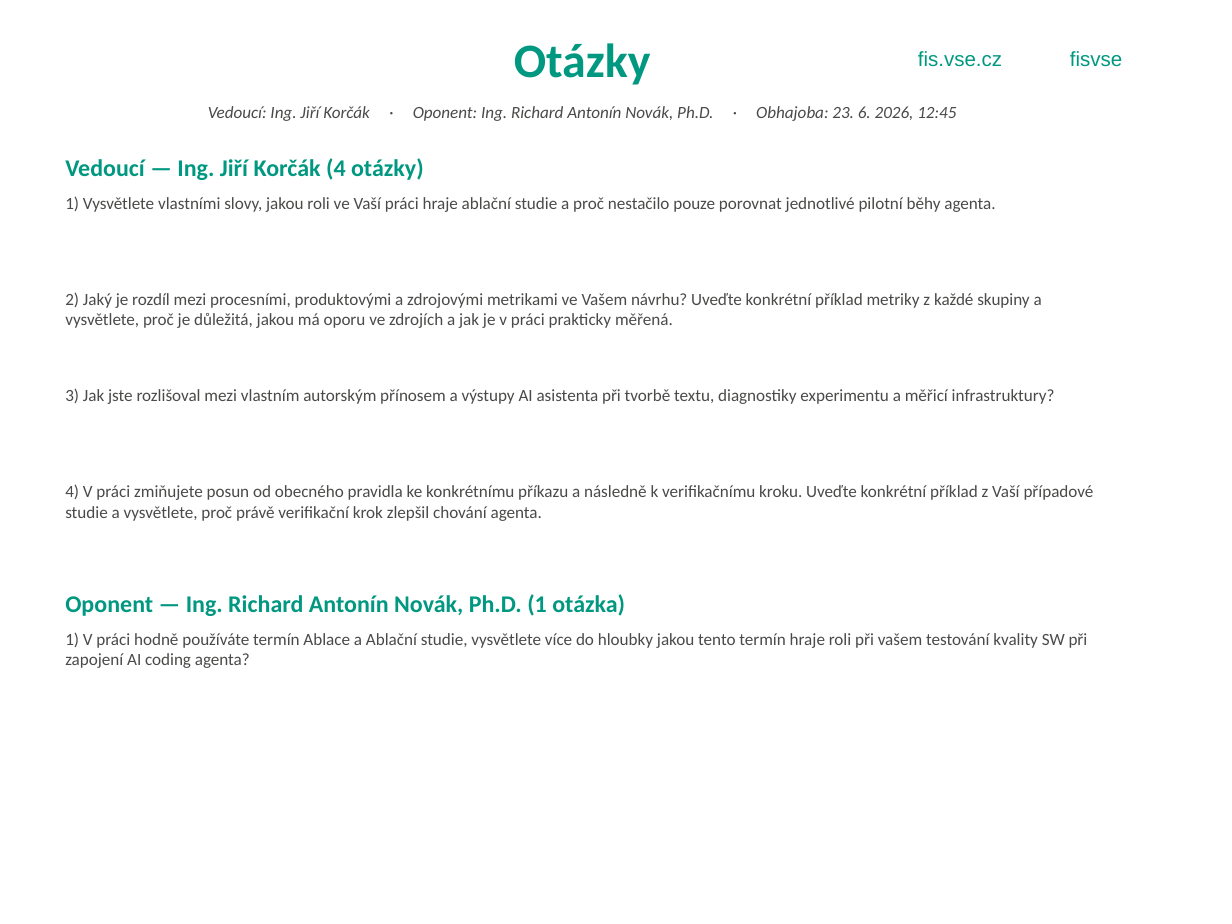
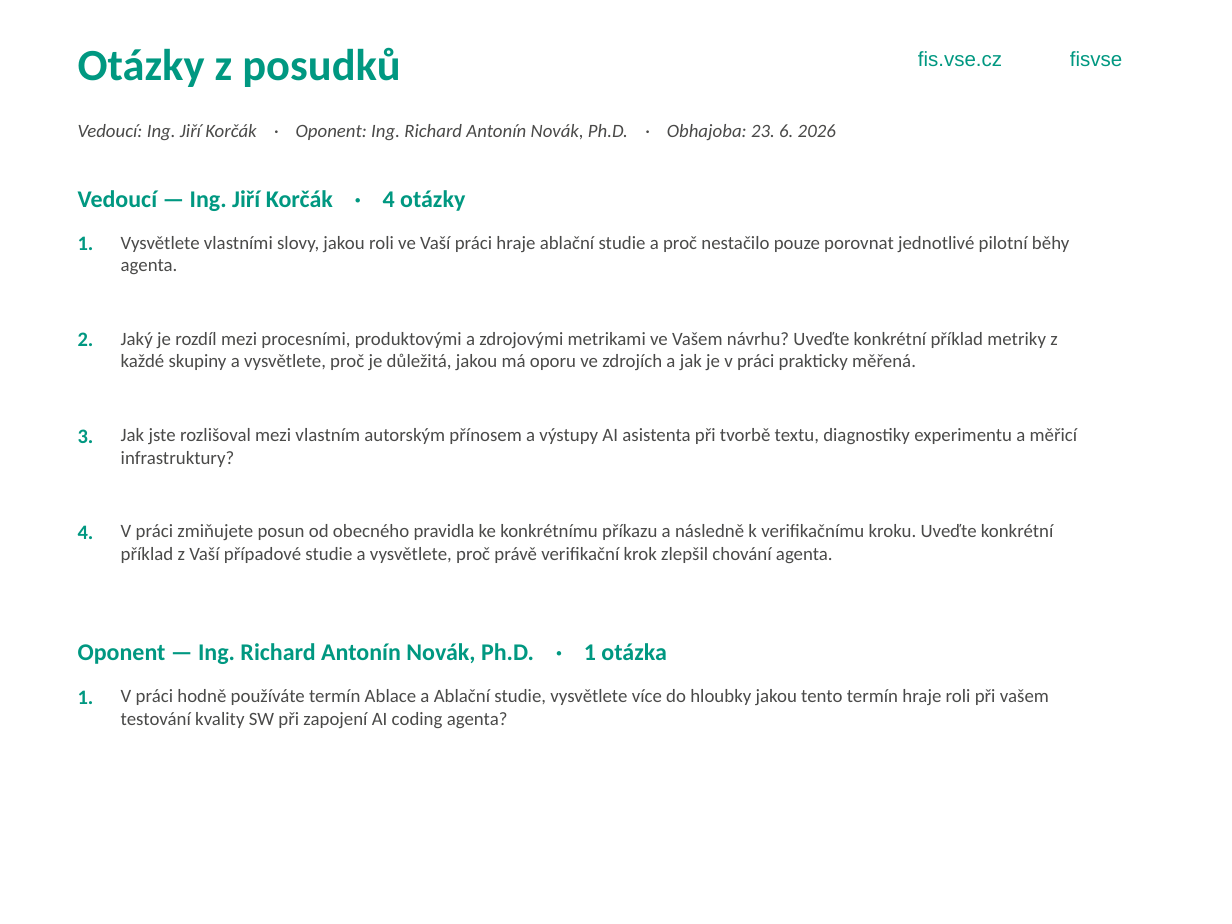
Before and after one commit to 7onc3k/Bakalarka, a slide deck: slide 9 of presentation/work/obhajoba-draft-v1.pptx. Drawn at 1232x924 pixels with LibreOffice and Linux fonts; fonts in the diff are those of the drawing; background and template pictures are left out. Boxes give left, top, right and bottom in pixels: in the first picture for what was removed or moved away, otherwise in the second. Text is boxed around its words. In the diff, an @@ line names an element or a change of style, - is before the commit and + after.

Commit message:
chore(presentation): slide 9 - sjednotit styly s ostatními slidy a ponechat jen datum obhajoby

```diff
--- a/presentation/work/obhajoba-draft-v1.pptx
+++ b/presentation/work/obhajoba-draft-v1.pptx
@@ text at (78,47,400,87): text changed; size 28 to 26 pt @@
-Otázky
+Otázky z posudků
@@ text at (78,124,836,140): text changed; size 10 to 11 pt @@
-Vedoucí: Ing. Jiří Korčák · Oponent: Ing. Richard Antonín Novák, Ph.D. · Obhajoba: 23. 6. 2026, 12:45
+Vedoucí: Ing. Jiří Korčák · Oponent: Ing. Richard Antonín Novák, Ph.D. · Obhajoba: 23. 6. 2026
@@ text at (78,190,465,211): text changed @@
-Vedoucí — Ing. Jiří Korčák (4 otázky)
+Vedoucí — Ing. Jiří Korčák · 4 otázky
@@ text added at (78,236,94,250), 12 pt, text #009881, bold @@
+1.
@@ text at (121,236,1069,274): text changed; size 10 to 11 pt @@
-1) Vysvětlete vlastními slovy, jakou roli ve Vaší práci hraje ablační studie a proč nestačilo pouze porovnat jednotlivé pilotní běhy agenta.
+Vysvětlete vlastními slovy, jakou roli ve Vaší práci hraje ablační studie a proč nestačilo pouze porovnat jednotlivé pilotní běhy agenta.
@@ text added at (78,332,94,346), 12 pt, text #009881, bold @@
+2.
@@ text at (121,332,1057,370): text changed; size 10 to 11 pt @@
-2) Jaký je rozdíl mezi procesními, produktovými a zdrojovými metrikami ve Vašem návrhu? Uveďte konkrétní příklad metriky z každé skupiny a vysvětlete, proč je důležitá, jakou má oporu ve zdrojích a jak je v práci prakticky měřená.
+Jaký je rozdíl mezi procesními, produktovými a zdrojovými metrikami ve Vašem návrhu? Uveďte konkrétní příklad metriky z každé skupiny a vysvětlete, proč je důležitá, jakou má oporu ve zdrojích a jak je v práci prakticky měřená.
@@ text added at (78,429,94,443), 12 pt, text #009881, bold @@
+3.
@@ text at (121,428,1078,467): text changed; size 10 to 11 pt @@
-3) Jak jste rozlišoval mezi vlastním autorským přínosem a výstupy AI asistenta při tvorbě textu, diagnostiky experimentu a měřicí infrastruktury?
+Jak jste rozlišoval mezi vlastním autorským přínosem a výstupy AI asistenta při tvorbě textu, diagnostiky experimentu a měřicí infrastruktury?
@@ text added at (78,525,94,539), 12 pt, text #009881, bold @@
+4.
@@ text at (121,524,1053,563): text changed; size 10 to 11 pt @@
-4) V práci zmiňujete posun od obecného pravidla ke konkrétnímu příkazu a následně k verifikačnímu kroku. Uveďte konkrétní příklad z Vaší případové studie a vysvětlete, proč právě verifikační krok zlepšil chování agenta.
+V práci zmiňujete posun od obecného pravidla ke konkrétnímu příkazu a následně k verifikačnímu kroku. Uveďte konkrétní příklad z Vaší případové studie a vysvětlete, proč právě verifikační krok zlepšil chování agenta.
@@ text at (78,643,666,664): text changed @@
-Oponent — Ing. Richard Antonín Novák, Ph.D. (1 otázka)
+Oponent — Ing. Richard Antonín Novák, Ph.D. · 1 otázka
@@ text at (121,689,1049,728): text changed; size 10 to 11 pt @@
-1) V práci hodně používáte termín Ablace a Ablační studie, vysvětlete více do hloubky jakou tento termín hraje roli při vašem testování kvality SW při zapojení AI coding agenta?
+V práci hodně používáte termín Ablace a Ablační studie, vysvětlete více do hloubky jakou tento termín hraje roli při vašem testování kvality SW při zapojení AI coding agenta?
@@ text added at (78,690,94,704), 12 pt, text #009881, bold @@
+1.
```
Also in this commit, not shown: 3 other files.
